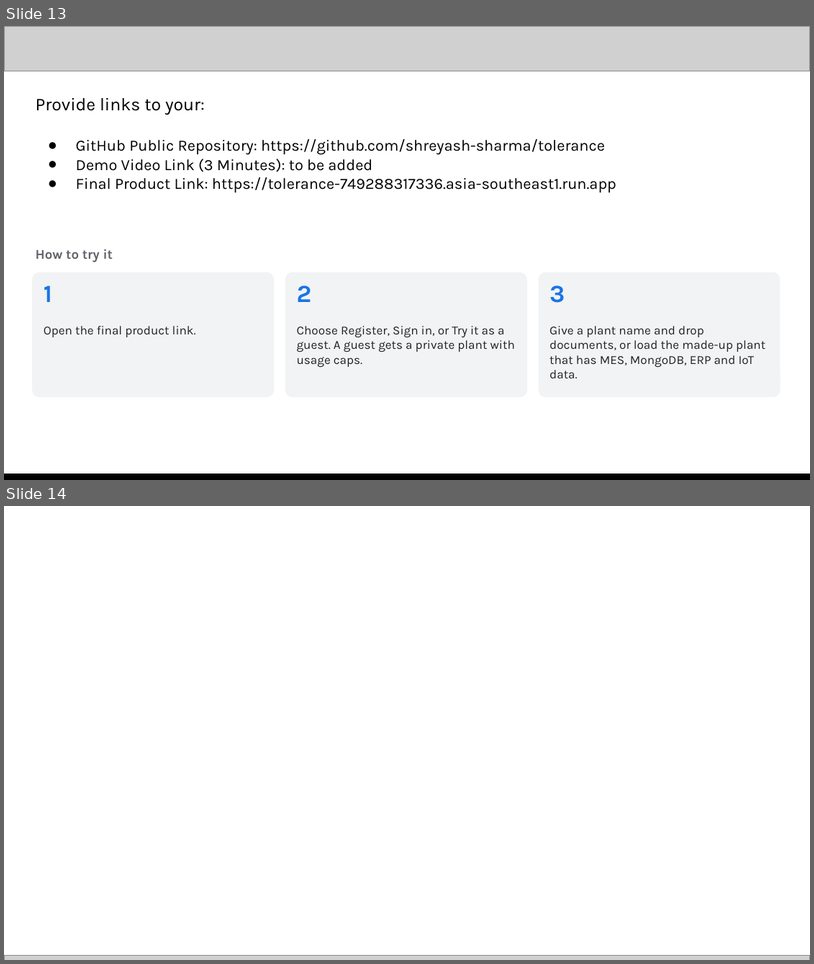
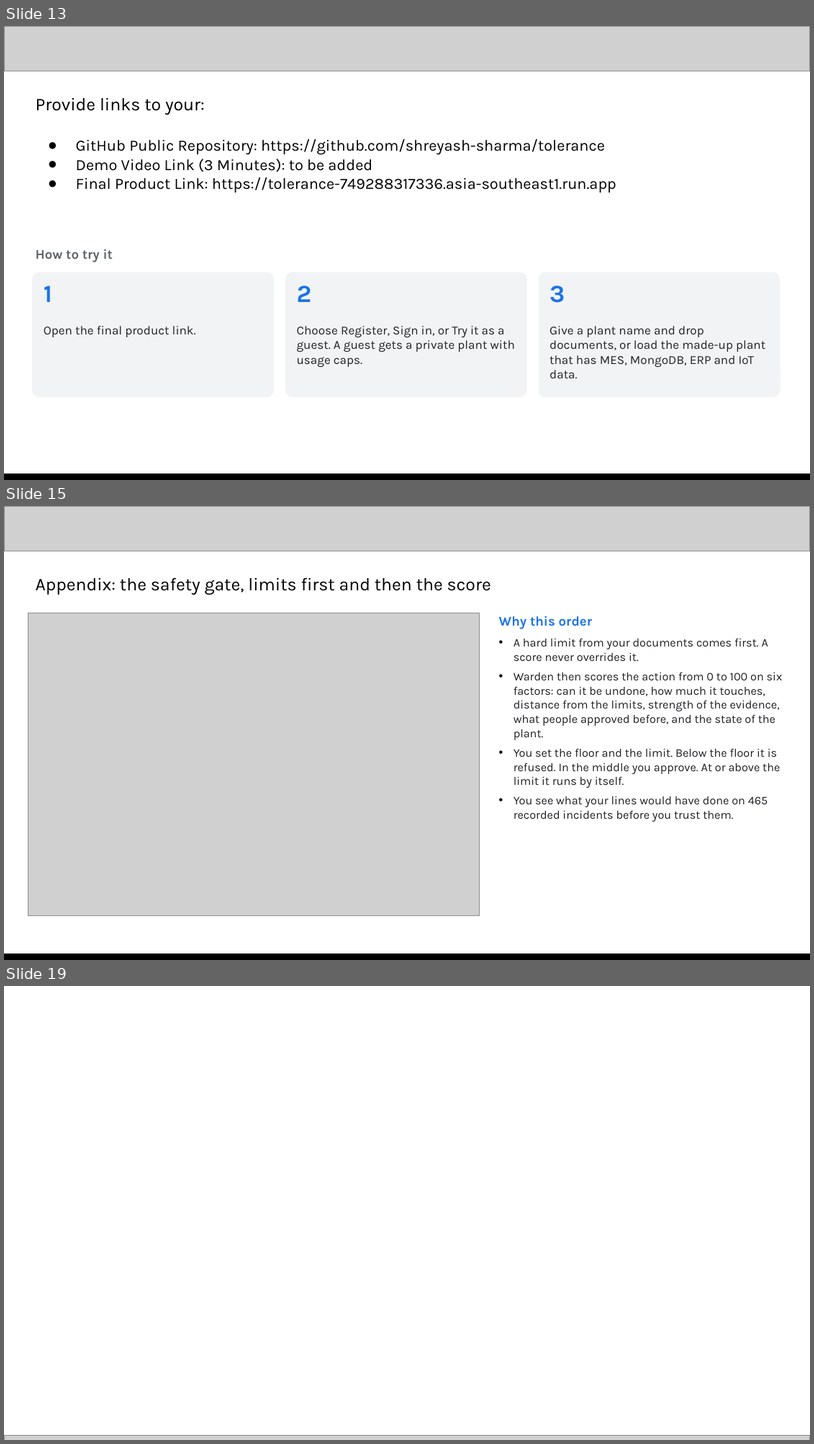
Before and after one commit to shreyash-sharma/tolerance, a slide deck: submission/Tolerance - AI Builder Cup submission.pptx. Shown one above the other, each under a label of ours: slides 13 and 14 before the commit, slides 13, 15 and 19 after it; the slides between them are not shown. The pictures are 814x964 and 814x1444 pixels, drawn with LibreOffice and Linux fonts; fonts in the diff are those of the drawing; grey boxes stand for pictures; background and template pictures are left out. Boxes give left, top, right and bottom in pixels: in the first picture for what was removed or moved away, otherwise in the second. Text is boxed around its words. In the diff, an @@ line names an element or a change of style, - is before the commit and + after.

Commit message:
Add the appendix pages to the submission deck; update the web deck's layout editor card; tests: wait for the status panel, open the folded expert panel

```diff
--- a/submission/Tolerance - AI Builder Cup submission.pptx
+++ b/submission/Tolerance - AI Builder Cup submission.pptx
@@ slide 15 added at [4, 506, 810, 960], background #FFFFFF @@
@@ picture added at [4, 506, 810, 551] @@
@@ text added at [36, 578, 491, 595], 16 pt, text #000000 @@
+Appendix: the safety gate, limits first and then the score
@@ picture added at [28, 613, 480, 916] @@
@@ text added at [499, 616, 783, 821], 10.5 pt, text #202124 @@
+Why this order
+• A hard limit from your documents comes first. A score never overrides it.
+• Warden then scores the action from 0 to 100 on six factors: can it be undone, how much it touches, distance from the limits, strength of the evidence, what people approved before, and the state of the plant.
+• You set the floor and the limit. Below the floor it is refused. In the middle you approve. At or above the limit it runs by itself.
+• You see what your lines would have done on 465 recorded incidents before you trust them.
@@ picture added at [4, 955, 810, 960] @@
@@ rectangle added at [4, 954, 810, 960], fill #000000 @@
@@ what was slide 14 is now slide 19 @@
```
Also in this commit, not shown: 4 other slides added, 13 other files.
